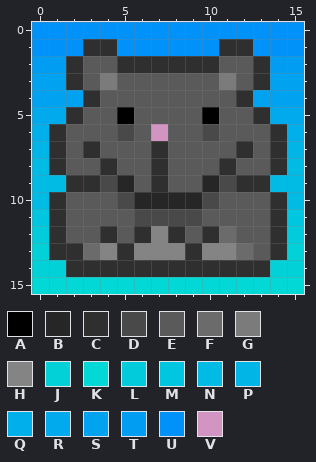
One commit to this pixel-art sprite: SpriteItsSprite.png. Above: the version before the commit.
Colours within 5 levels of each other are drawn and written as one.
Palette (. is transparent): A #000000  B #262626  C #2f2f2f  D #494949  E #5a5a5a  F #6b6b6b  G #7b7b7b  H #848484  J #02d2d8  K #02d8d6  L #02ccdc  M #01c6df  N #01bbe4  P #01b5e7  Q #01afeb  R #01a9ed  S #01a3f0  T #019df3  U #0192f9  V #d295c1
Pixels before, first column x 0:
 0 UUUUUUUUUUUUUUUU
 1 UUUCCUUUUUUCCUUU
 2 TTCEECCCCCCEECTT
 3 SSCEGEEEEEEGECSS
 4 SSSCEEEEEEEECSSS
 5 RRCEEAEEEEAEECRR
 6 QCEEEDEVEEDEEECQ
 7 PCECEEECEEEECECP
 8 NCEECEECEEECEECN
 9 NNCCDBECEEBDCCNN
10 NCEEEDBBBBDEEECN
11 MCEEEEDDDDEEEECM
12 LCEECECHCECFEECL
13 JCCFHCHHHCHHFECJ
14 JJCCCCCCCCCCCCJJ
15 KKKKKKKKKKKKKKKK
Once edited:
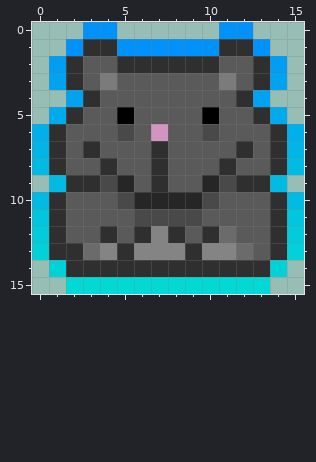
The exact change:
file 640x640 -> 16x16 pixels (blocks of 40x40 -> 1x1; one block is one cell here)
Changed rows in their new state; - is an unchanged pixel.
first column x 0:
 0 ...--......--...
 1 ..------------..
 2 .--------------.
 3 .--------------.
 4 ..------------..
 5 .--------------.
first column x 0:
 9 .--------------.
first column x 0:
14 .--------------.
15 ..------------..
Boxes around the changes in both pictures, in picture pixels (x1, y1, x2, y2):
erased: (32, 22, 304, 124)
erased: (32, 175, 66, 294)
erased: (270, 175, 304, 294)
